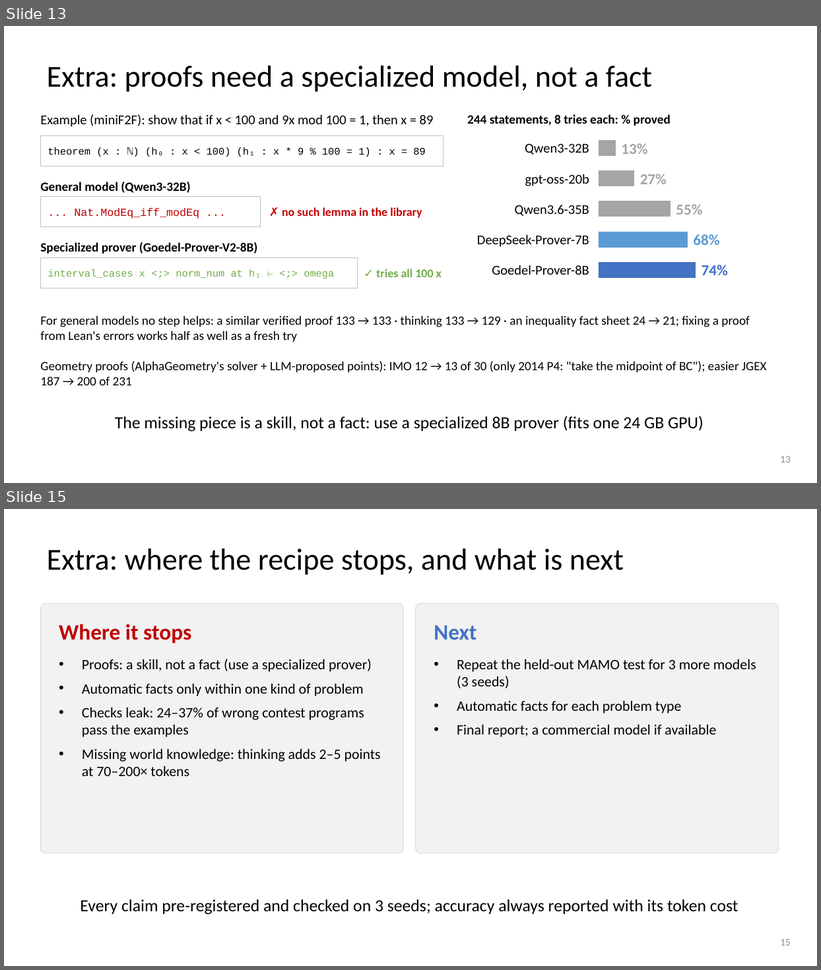
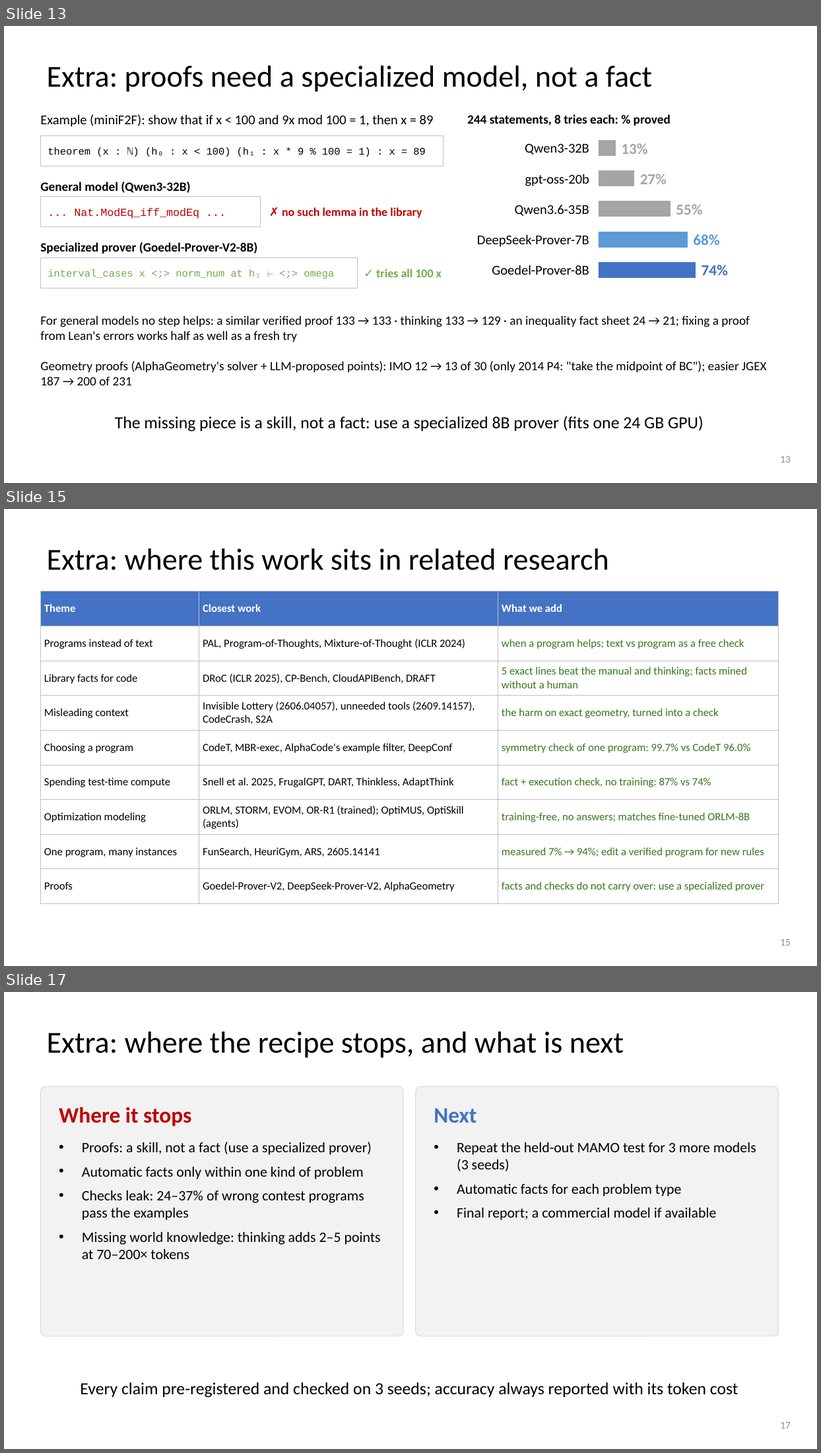
Before and after one commit to dlwns147/CSED490E_Project_Team5, a slide deck: PROPOSAL_slides.pptx. Shown one above the other, each under a label of ours: slides 13 and 15 before the commit, slides 13, 15 and 17 after it; the slides between them are not shown. The pictures are 821x970 and 821x1453 pixels, drawn with LibreOffice and Linux fonts; fonts in the diff are those of the drawing. Boxes give left, top, right and bottom in pixels: in the first picture for what was removed or moved away, otherwise in the second. Text is boxed around its words. In the diff, an @@ line names an element or a change of style, - is before the commit and + after.

```diff
--- a/PROPOSAL_slides.pptx
+++ b/PROPOSAL_slides.pptx
@@ slide 15 added at (4,509,817,966), background #FFFFFF @@
@@ title added at (47,549,609,570), 36 pt, text #000000 @@
+Extra: where this work sits in related research
@@ table added at (40,591,779,894), 9 rows, 3 columns @@
+Theme | Closest work | What we add
+Programs instead of text | PAL, Program-of-Thoughts, Mixture-of-Thought (ICLR 2024) | when a program helps; text vs program as a free check
+Library facts for code | DRoC (ICLR 2025), CP-Bench, CloudAPIBench, DRAFT | 5 exact lines beat the manual and thinking; facts mined without a human
+Misleading context | Invisible Lottery (2606.04057), unneeded tools (2609.14157), CodeCrash, S2A | the harm on exact geometry, turned into a check
+Choosing a program | CodeT, MBR-exec, AlphaCode's example filter, DeepConf | symmetry check of one program: 99.7% vs CodeT 96.0%
+Spending test-time compute | Snell et al. 2025, FrugalGPT, DART, Thinkless, AdaptThink | fact + execution check, no training: 87% vs 74%
+Optimization modeling | ORLM, STORM, EVOM, OR-R1 (trained); OptiMUS, OptiSkill (agents) | training-free, no answers; matches fine-tuned ORLM-8B
+One program, many instances | FunSearch, HeuriGym, ARS, 2605.14141 | measured 7% → 94%; edit a verified program for new rules
+Proofs | Goedel-Prover-V2, DeepSeek-Prover-V2, AlphaGeometry | facts and checks do not carry over: use a specialized prover
@@ page number added at (780,939,791,946), 12 pt, text #8C8C8C @@
+15
@@ what was slide 15 is now slide 17 @@
@@ page number at (780,1422,791,1429): text changed @@
-15
+17
```
Also in this commit, not shown: 2 slides changed, 1 other slide added, 8 other files.
